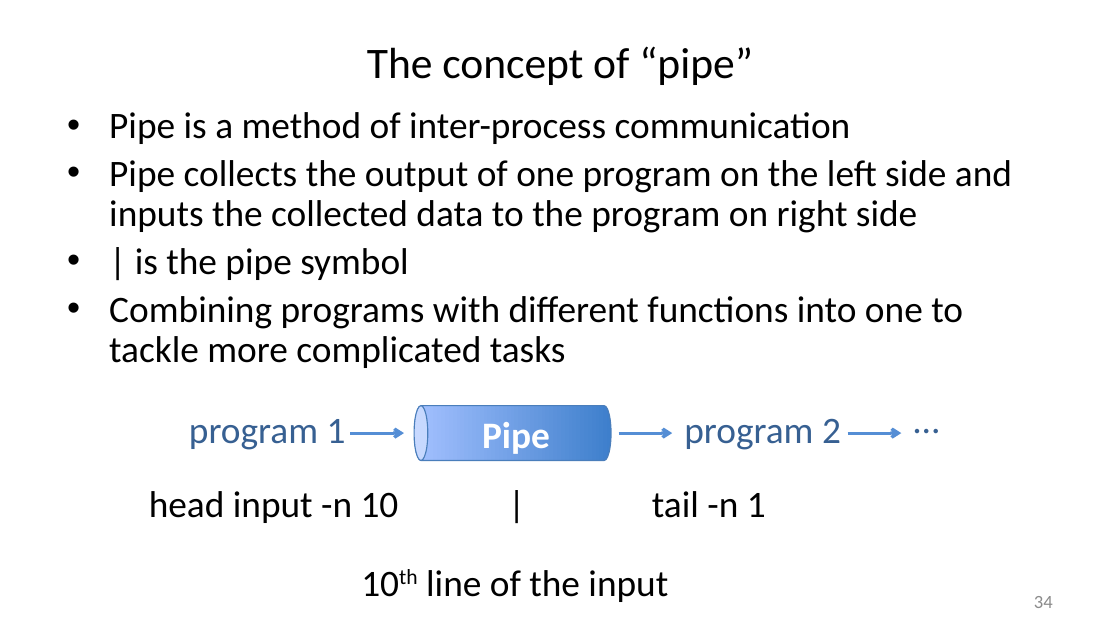
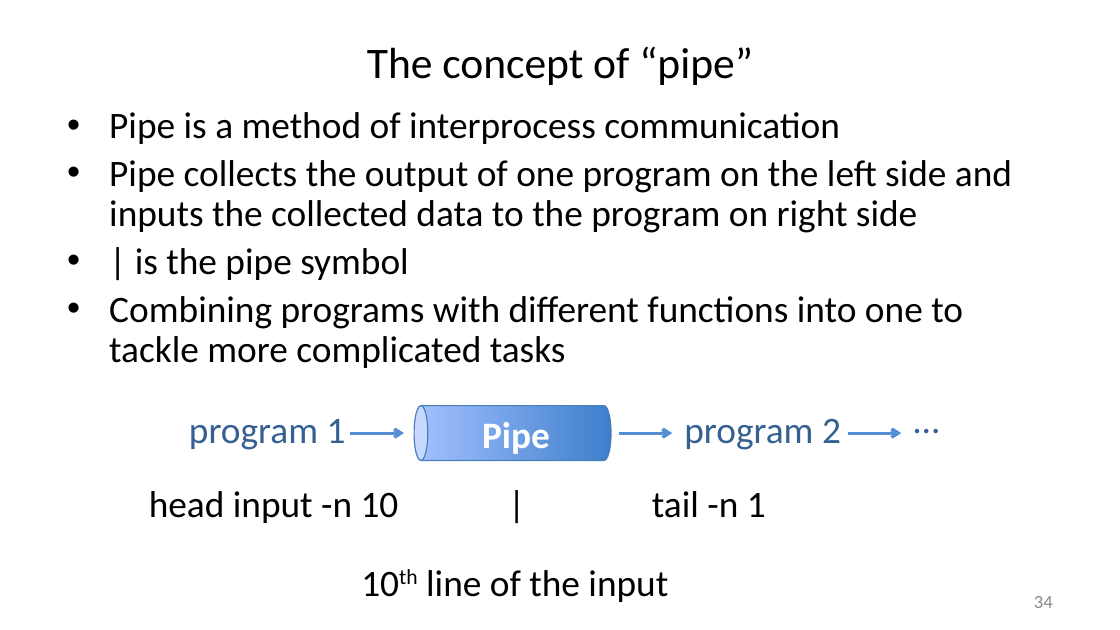
Before and after one commit to liu3zhenlab/teaching, a slide deck: slide 34 of PLPTH813Bioinformatis/2025/1_lecture/lecture02_unix.pptx. Drawn at 1120x630 pixels with LibreOffice and Linux fonts; fonts in the diff are those of the drawing. Boxes give left, top, right and bottom in pixels: in the first picture for what was removed or moved away, otherwise in the second. Text is boxed around its words. In the diff, an @@ line names an element or a change of style, - is before the commit and + after.

```diff
--- a/PLPTH813Bioinformatis/2025/1_lecture/lecture02_unix.pptx
+++ b/PLPTH813Bioinformatis/2025/1_lecture/lecture02_unix.pptx
@@ text at (x1=109, y1=112, x2=840, y2=144): text changed @@
-• Pipe is a method of inter-process communication
+• Pipe is a method of interprocess communication
```
Also in this commit, not shown: 17 other slides changed.
